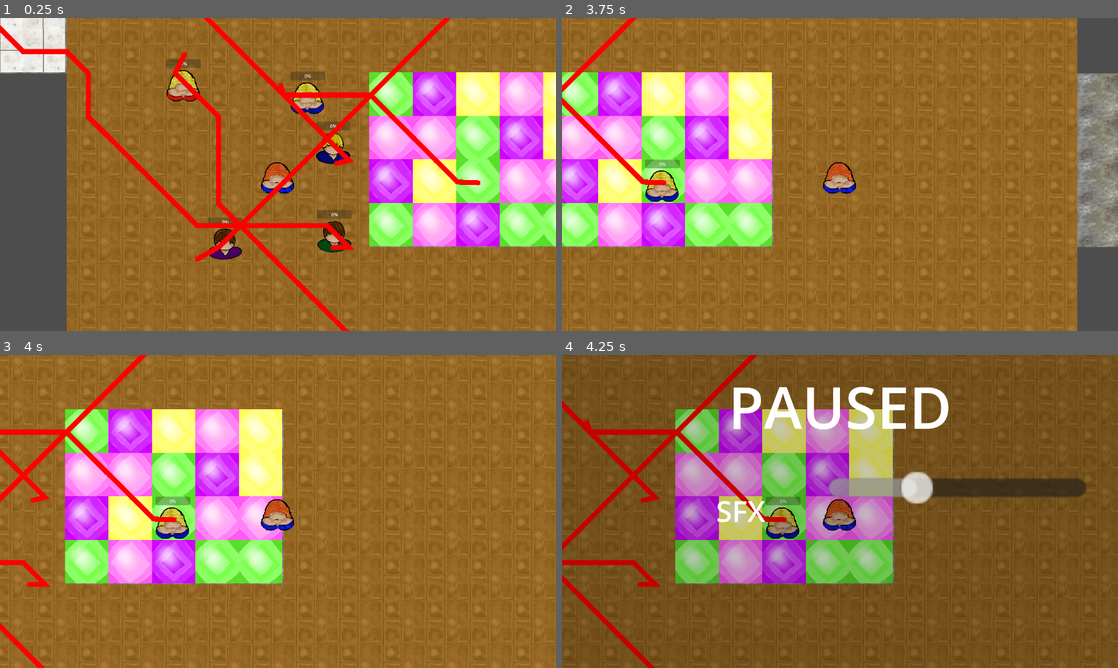
Above: before the commit, frames 1-4 (two rows, left to right).
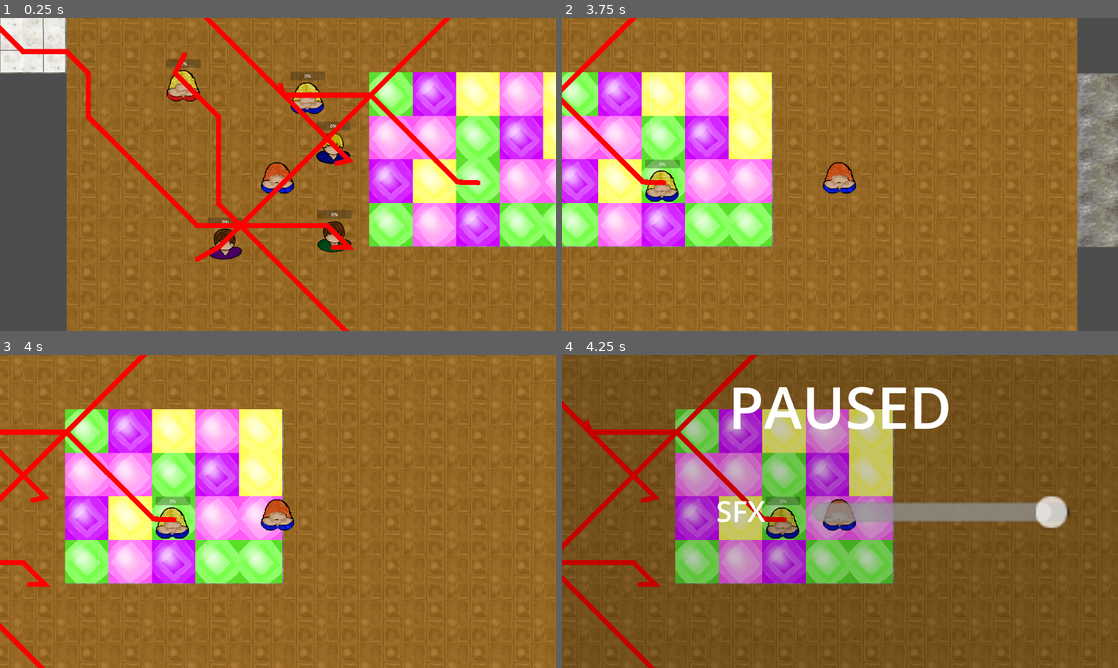
Above: after the commit, the same moments.

Repository: mntjams/game-jam-25-2
Game: Godot game, scene res://scenes/game.tscn
The game is run twice, just before and just after one commit, with the same random seed, the same clock (stepped at 60 frames per second) and the same inputs. The engine's default icon, where the game draws it, is replaced by a stand-in: a white triangle on a blue panel in a dark square. Sound files missing from this copy of the repository are replaced by a short silence.
Inputs:
- Up to frame 1 (0.25 s): no input
- Up to frame 2 (3.75 s): hold D (right) 0.53-1.28 s; hold E (interact) 0.53-1.28 s; hold S (down) 1.28-2.03 s; tap one key every 0.75 s from 1.35 s: Space (slots) Q E (interact) Space (slots); hold D (right) 2.03-2.78 s; hold W (up) 2.78-3.53 s; hold A (left) from 3.53 s (still down)
- Up to frame 3 (4 s): keep holding A (left)
- Up to frame 4 (4.25 s): keep holding A (left); tap Tab (settings) at 4.15 s

Frames 1-3 are identical in both runs. In frame 4, 5.9% of the frame differs, in the area x 45-95%, y 37-56%.

Commit message:
audio settings fixed

Diff:
--- a/scenes/audio_settings.tscn
+++ b/scenes/audio_settings.tscn
@@ -14,12 +14,14 @@
 script = ExtResource("1_7rsd2")
 
 [node name="HUD" type="CanvasLayer" parent="."]
+layer = 3
 visible = false
 
 [node name="TextureRect" type="TextureRect" parent="HUD"]
 self_modulate = Color(0, 0, 0, 0.22352941)
 offset_right = 1920.0
 offset_bottom = 1080.0
+mouse_force_pass_scroll_events = false
 texture = ExtResource("2_ds8vv")
 
 [node name="PAUSED" type="Label" parent="HUD"]
@@ -34,22 +36,6 @@
 theme_override_font_sizes/font_size = 200
 text = "PAUSED"
 
-[node name="SFXSlider" type="HSlider" parent="HUD"]
-anchors_preset = 8
-anchor_left = 0.5
-anchor_top = 0.5
-anchor_right = 0.5
-anchor_bottom = 0.5
-offset_left = -38.0
-offset_top = -146.0
-offset_right = 73.625
-offset_bottom = -130.0
-grow_horizontal = 2
-grow_vertical = 2
-scale = Vector2(8, 8)
-size_flags_horizontal = 4
-size_flags_vertical = 4
-
 [node name="SFXLabel" type="Label" parent="HUD"]
 anchors_preset = 4
 anchor_top = 0.5
@@ -62,5 +48,13 @@
 theme_override_font_sizes/font_size = 100
 text = "SFX"
 horizontal_alignment = 1
+metadata/_edit_use_anchors_ = true
+
+[node name="SFXSlider" type="HSlider" parent="HUD"]
+offset_left = 866.0
+offset_top = 478.0
+offset_right = 977.625
+offset_bottom = 494.0
+scale = Vector2(8, 8)
 
 [connection signal="value_changed" from="HUD/SFXSlider" to="." method="_on_sfx_slider_value_changed"]
--- a/scripts/audio_settings.gd
+++ b/scripts/audio_settings.gd
@@ -3,7 +3,7 @@
 var normalization = 32
 # Called when the node enters the scene tree for the first time.
 func _ready() -> void:
-	$HUD/SFXSlider.value = AudioServer.get_bus_volume_linear(0)*normalization
+	$HUD/SFXSlider.value = AudioServer.get_bus_volume_linear(0)*100
 
 
 # Called every frame. 'delta' is the elapsed time since the previous frame.
@@ -17,4 +17,4 @@
 
 
 func _on_sfx_slider_value_changed(value: float) -> void:
-	AudioServer.set_bus_volume_linear(0, value/normalization)
+	AudioServer.set_bus_volume_linear(0, value/100)
Not shown, changed: export_presets.cfg
